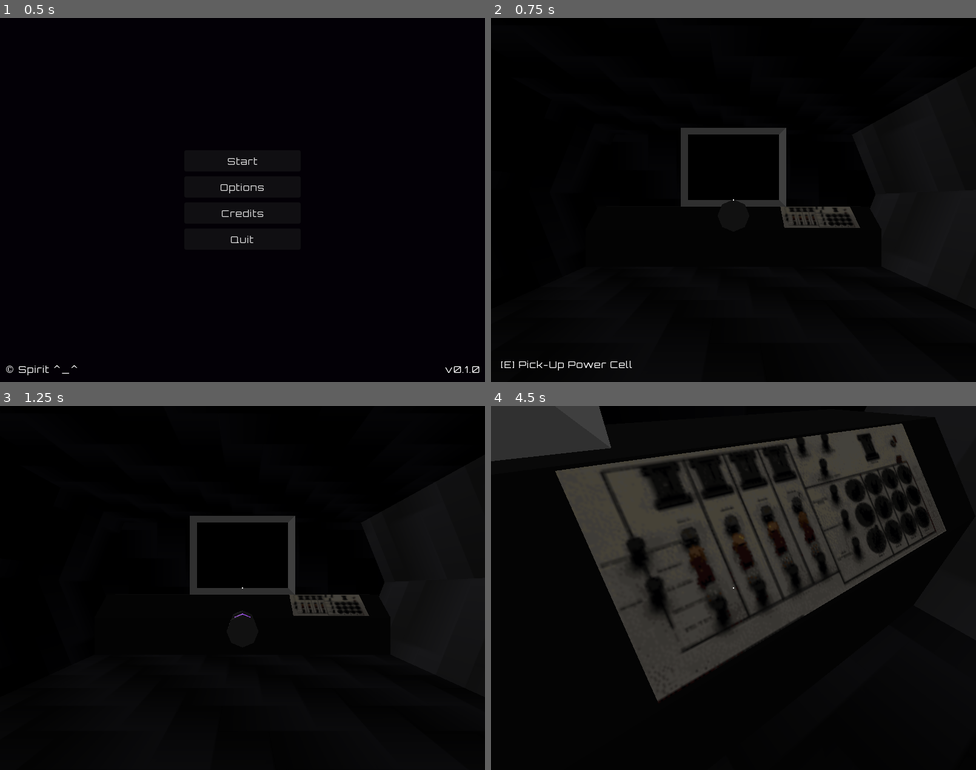
Above: before the commit, frames 1-4 (two rows, left to right).
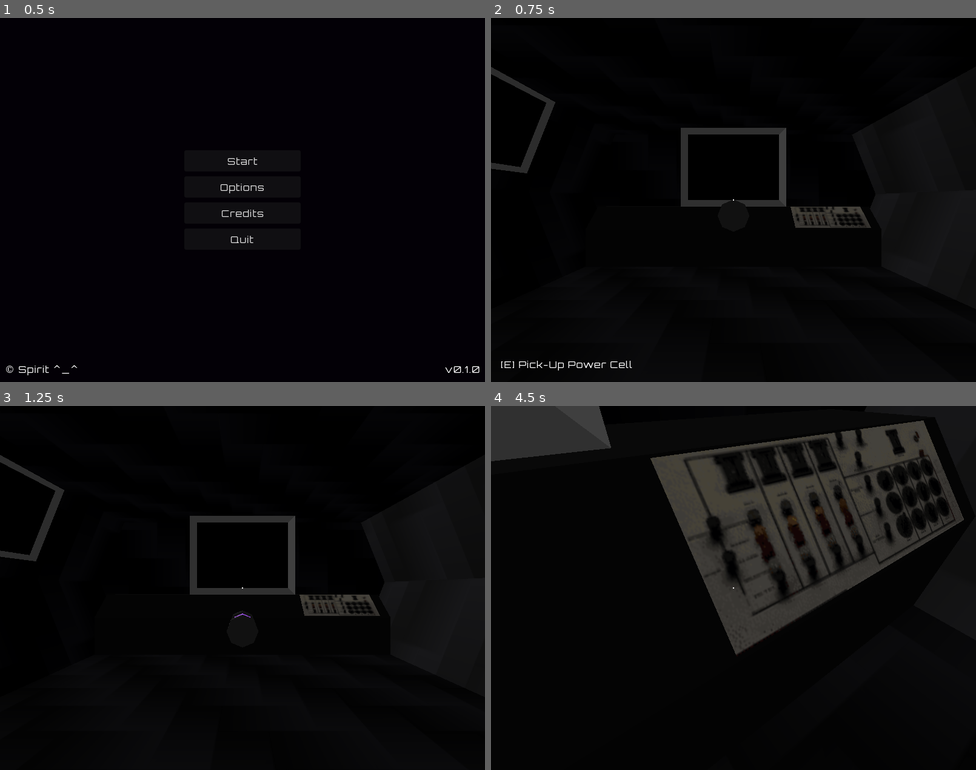
Above: after the commit, the same moments.

Repository: amr-engineer/void-ship
Game: Godot game, scene res://menus/main.tscn
Same seed, same stepped clock (60 frames per second), same inputs: the game is played once before the commit and once after it.
Inputs (mouse positions are in pixels of both pictures, inside the frame that each line leads up to):
- Up to frame 1 (0.5 s): no input
- Up to frame 2 (0.75 s): click "Start" at 0.5 s
- Up to frame 3 (1.25 s): no input
- Up to frame 4 (4.5 s): tap Enter at 1.25 s; move the mouse to (757, 588) at 1.27 s; hold Right mouse button (drop) 1.28-2.03 s; hold W (move_forward) from 1.28 s (still down); tap Space (jump) at 1.52, 2.27, 3.77 s; move the mouse to (709, 588) at 2.02 s; tap E (interact) at 2.1 s; move the mouse to (743, 580) at 2.77 s; hold Shift (sprint) 2.78-3.53 s; move the mouse to (728, 595) at 3.52 s; click (728, 595) at 3.6 s; move the mouse to (767, 591) at 4.27 s; hold Right mouse button (drop) from 4.28 s (still down)

Frame 1 is identical in both runs. In frame 2, 1.1% of the frame differs, in the area x 0-79%, y 13-58%; in frame 3, 1.1%; in frame 4, 21%, in the area x 13-98%, y 4-82%.

Commit message:
create screen frame

Diff:
--- a/scenes/game.tscn
+++ b/scenes/game.tscn
@@ -15,6 +15,7 @@
 [ext_resource type="Script" uid="uid://du01r5qelwsyc" path="res://ship/nav_screen.gd" id="11_ca42v"]
 [ext_resource type="Script" uid="uid://6qocrdbw5aoo" path="res://scenes/no_fire.gd" id="11_ir15t"]
 [ext_resource type="ArrayMesh" uid="uid://fjb12iaf4duc" path="res://assets/power_cell.obj" id="12_kvuet"]
+[ext_resource type="ArrayMesh" uid="uid://c3o7v7lekbbmw" path="res://assets/screen.obj" id="12_rysoc"]
 [ext_resource type="Script" uid="uid://s03nfewialp6" path="res://scenes/power_cell.gd" id="12_trtic"]
 
 [sub_resource type="PhysicsMaterial" id="PhysicsMaterial_r4tgf"]
@@ -285,7 +286,7 @@
 texture = ExtResource("5_p57ef")
 
 [node name="Sprite3D2" type="Sprite3D" parent="interior/meshes" unique_id=108727391]
-transform = Transform3D(0.99999964, 0, 0, 6.352747e-22, 0.70710677, 0.70710665, 0, -0.7071066, 0.7071065, 3, 1.65, -8.35)
+transform = Transform3D(0.9999996, 0, 0, 8.4703295e-22, 0.70710677, 0.70710665, 0, -0.70710653, 0.7071064, 3.3749998, 1.6484375, -8.349999)
 transparent = false
 shaded = true
 double_sided = false
@@ -331,7 +332,7 @@
 shape = SubResource("BoxShape3D_ye50d")
 
 [node name="Sprite3D" type="Sprite3D" parent="interior/objects/nav_screen" unique_id=1529724506]
-transform = Transform3D(-4.371134e-08, 0.37136805, 0.9284854, 9.898771e-16, 0.92848563, -0.37136802, -0.99999934, -1.6233e-08, -4.058537e-08, 4.7683716e-07, 0, 4.7683716e-07)
+transform = Transform3D(-4.371134e-08, 0.37136805, 0.9284854, 9.898771e-16, 0.92848563, -0.37136802, -0.99999934, -1.6233e-08, -4.058537e-08, 0.0062847137, 0, 4.7683716e-07)
 transparent = false
 double_sided = false
 texture_filter = 0
@@ -339,6 +340,10 @@
 
 [node name="PowerCellRack" type="RemoteTransform3D" parent="interior/objects/nav_screen" unique_id=56762398]
 transform = Transform3D(1.0000004, -3.552716e-15, -2.980234e-08, 0, -4.3711378e-08, -0.9999998, 0, 1, -4.371139e-08, -5.25, 1.25, -5)
+
+[node name="MeshInstance3D" type="MeshInstance3D" parent="interior/objects/nav_screen" unique_id=62477579]
+transform = Transform3D(0.9284858, 0.37136784, 0, -0.37136784, 0.9284858, 0, 0, 0, 1, 0, 0, 0)
+mesh = ExtResource("12_rysoc")
 
 [node name="no_fire" type="RigidBody3D" parent="interior/objects" unique_id=2044304912]
 transform = Transform3D(-4.371139e-08, 6.7881184e-30, 1, 1.5529405e-22, 1, 0, -1, 1.5529405e-22, -4.371139e-08, 2, 0.5, 9.75)
Not shown, added: assets/screen.mtl
Not shown, added: assets/screen.obj
Not shown, added: assets/screen.obj.import
